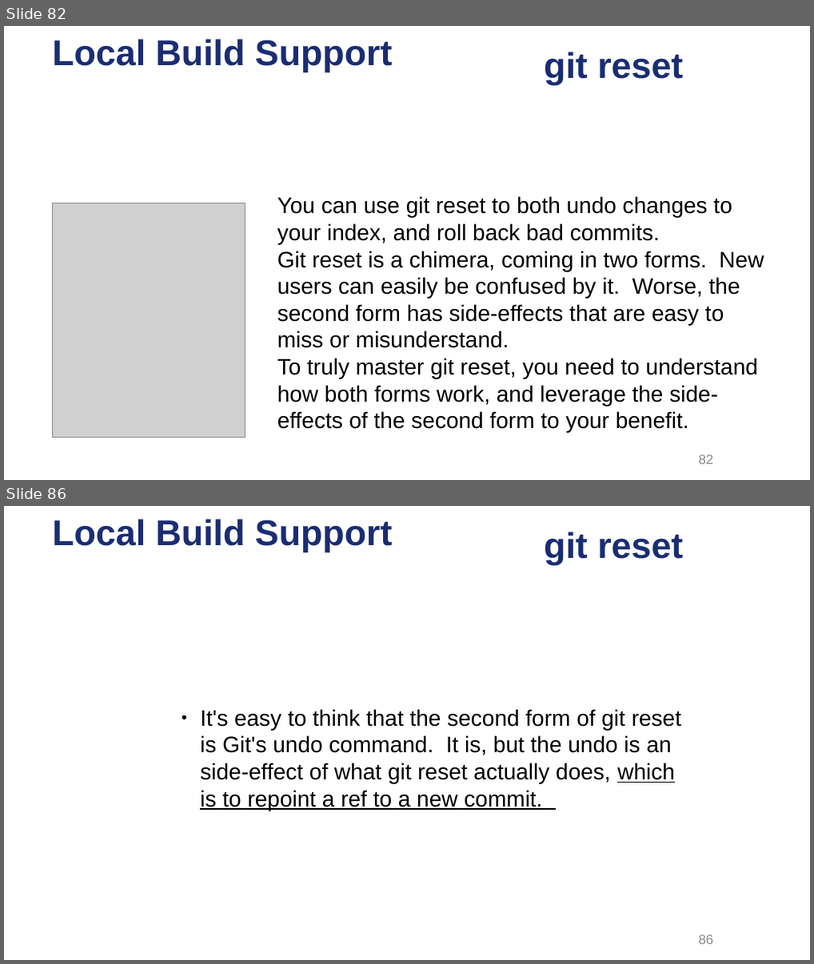
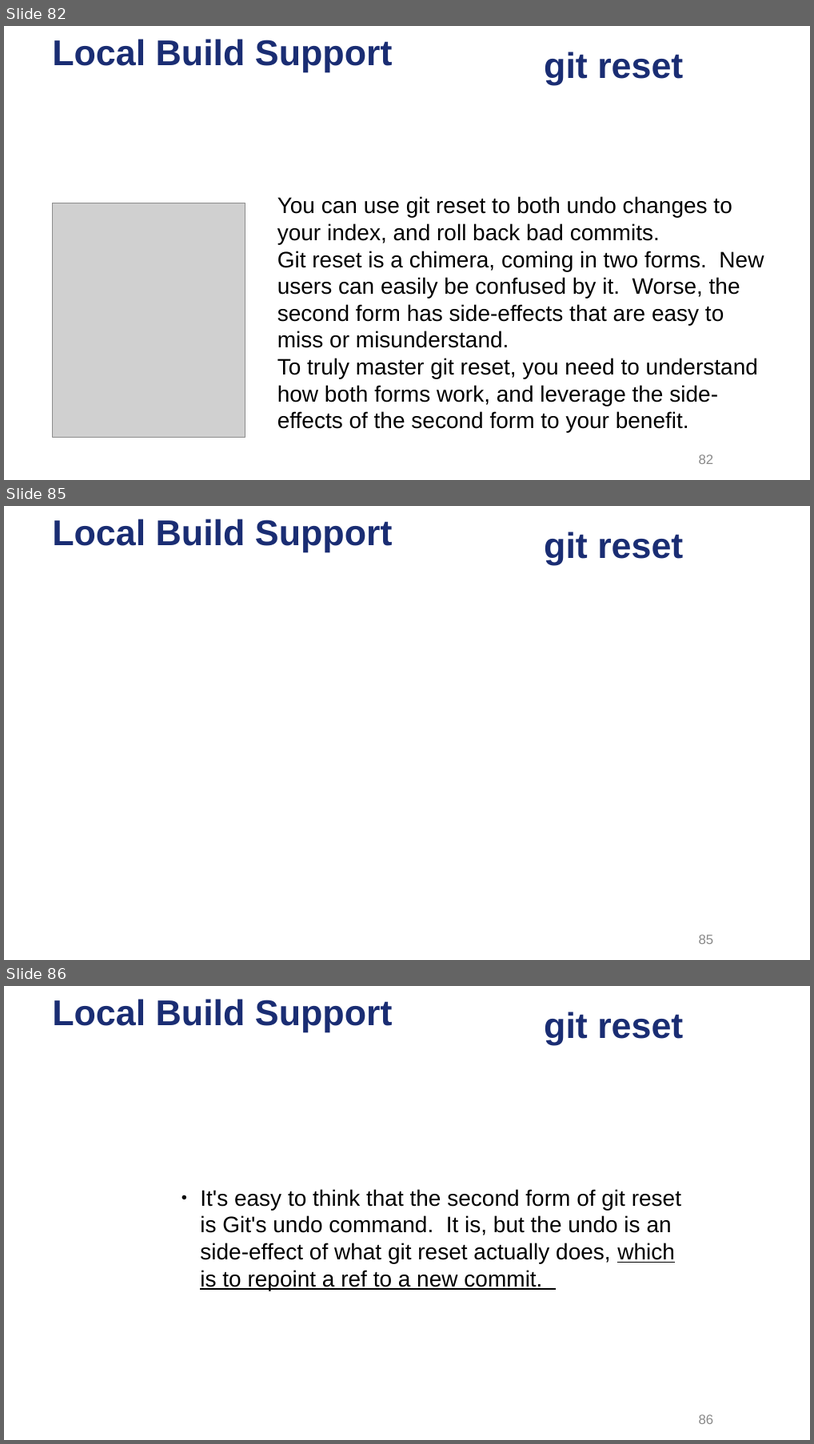
Before and after one commit to ysgard/git-presentation, a slide deck: Dive into Git.odp. Shown one above the other, each under a label of ours: slides 82 and 86 before the commit, slides 82, 85 and 86 after it; the slides between them are not shown. The pictures are 814x964 and 814x1444 pixels, drawn with LibreOffice and Linux fonts; fonts in the diff are those of the drawing; grey boxes stand for pictures; background and template pictures are left out. Boxes give left, top, right and bottom in pixels: in the first picture for what was removed or moved away, otherwise in the second. Text is boxed around its words. In the diff, an @@ line names an element or a change of style, - is before the commit and + after.

```diff
--- a/Dive into Git.odp
+++ b/Dive into Git.odp
@@ slide 85 added at <box>4,506,810,960</box>, background picture (left out); not listed: 1 template element that a slide beside it also shows @@
@@ title added at <box>544,532,683,565</box>, 32 pt, text #1A2D73, bold @@
+git reset
@@ page number added at <box>699,935,714,944</box>, 12 pt, text #898989 @@
+85
```
Also in this commit, not shown: 3 slides changed, 10 other slides added, 1 slide removed, 10 other files.
